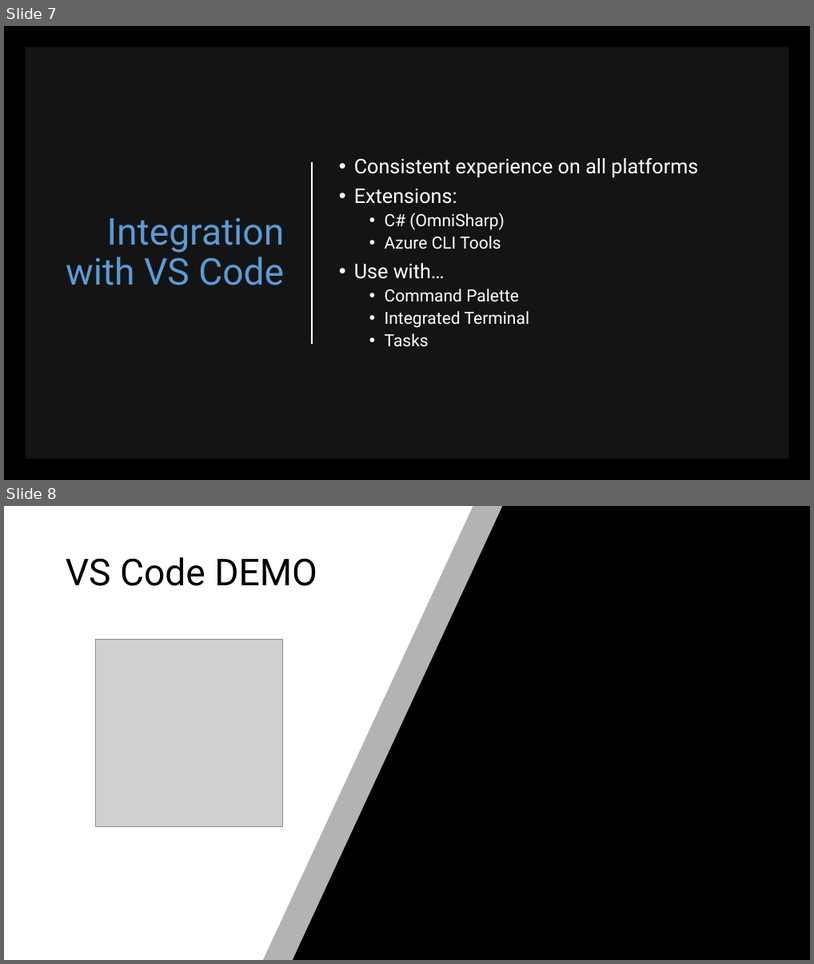
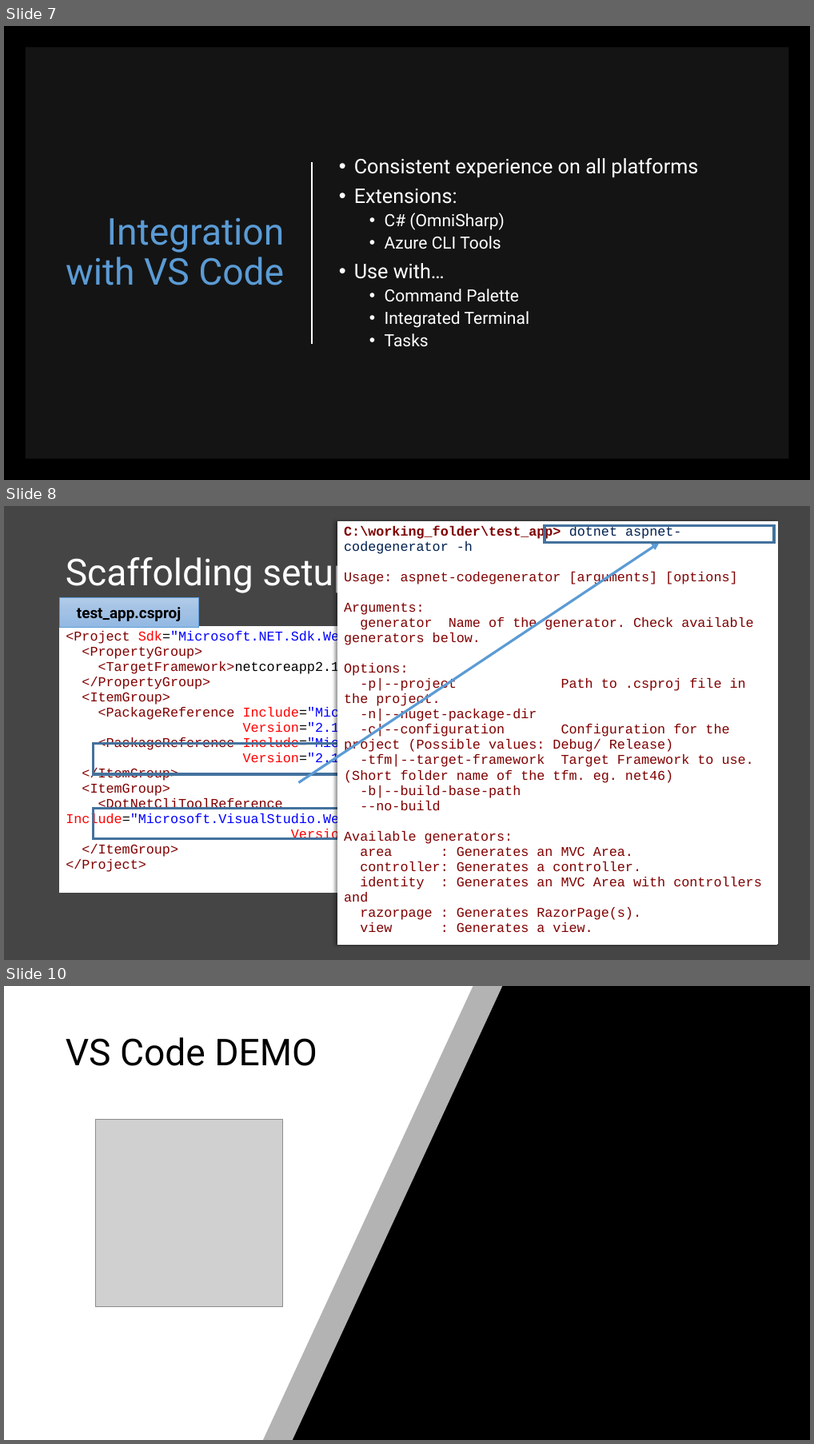
Before and after one commit to scottaddie/slide-decks, a slide deck: Tour de .NET Core CLI.pptx. Shown one above the other, each under a label of ours: slides 7 and 8 before the commit, slides 7, 8 and 10 after it; the slides between them are not shown. The pictures are 814x964 and 814x1444 pixels, drawn with LibreOffice and Linux fonts; fonts in the diff are those of the drawing; grey boxes stand for pictures. Boxes give left, top, right and bottom in pixels: in the first picture for what was removed or moved away, otherwise in the second. Text is boxed around its words. In the diff, an @@ line names an element or a change of style, - is before the commit and + after.

```diff
--- a/Tour de .NET Core CLI.pptx
+++ b/Tour de .NET Core CLI.pptx
@@ slide 8 added at [4,506,810,960], background #454545 @@
@@ table added at [338,522,778,944], 1 rows, 1 columns @@
+C:\working_folder\test_app> dotnet aspnet-codegenerator -h / Usage: aspnet-codegenerator [arguments] [options] / Arguments: / generator Name of the generator. Check available generators below. / Options: / -p|--project Path to .csproj file in the project. / -n|--nuget-package-dir / -c|--configuration Configuration for the project (Possible values: Debug/ Release) / -tfm|--target-framework Target Framework to use. (Short folder name of the tfm. eg. net46) / -b|--build-base-path / --no-build / Available generators: / area : Generates an MVC Area. / controller: Generates a controller. / identity : Generates an MVC Area with controllers and / razorpage : Generates RazorPage(s). / view : Generates a view.
@@ rectangle added at [545,525,774,542], outline #43739E 3 pt @@
@@ title added at [66,552,354,595], 44 pt, text #FFFFFF @@
+Scaffolding setup
@@ arrow added from (299, 783) to (660, 543), #5B9BD5 3 pt @@
@@ rectangle added at [60,597,198,627], fill gradient #B1CBE9 to #A3C1E5 to #93B9E4, outline #5B9BD5 0.5 pt, 18 pt, text #000000, bold @@
+test_app.csproj
@@ table added at [60,627,754,892], 1 rows, 1 columns @@
+<Project Sdk="Microsoft.NET.Sdk.Web"> / <PropertyGroup> / <TargetFramework>netcoreapp2.1</TargetFramework> / </PropertyGroup> / <ItemGroup> / <PackageReference Include="Microsoft.AspNetCore.App" / Version="2.1.0-preview1-final" /> / <PackageReference Include="Microsoft.VisualStudio.Web.CodeGeneration.Design" / Version="2.1.0-preview1-final" /> / </ItemGroup> / <ItemGroup> / <DotNetCliToolReference Include="Microsoft.VisualStudio.Web.CodeGeneration.Tools" / Version="2.1.0-preview1-final" /> / </ItemGroup> / </Project>
@@ rectangle added at [93,743,657,774], outline #43739E 3 pt @@
@@ rectangle added at [93,808,694,839], outline #43739E 3 pt @@
@@ what was slide 8 is now slide 10 @@
```
Also in this commit, not shown: 1 other slide added.
